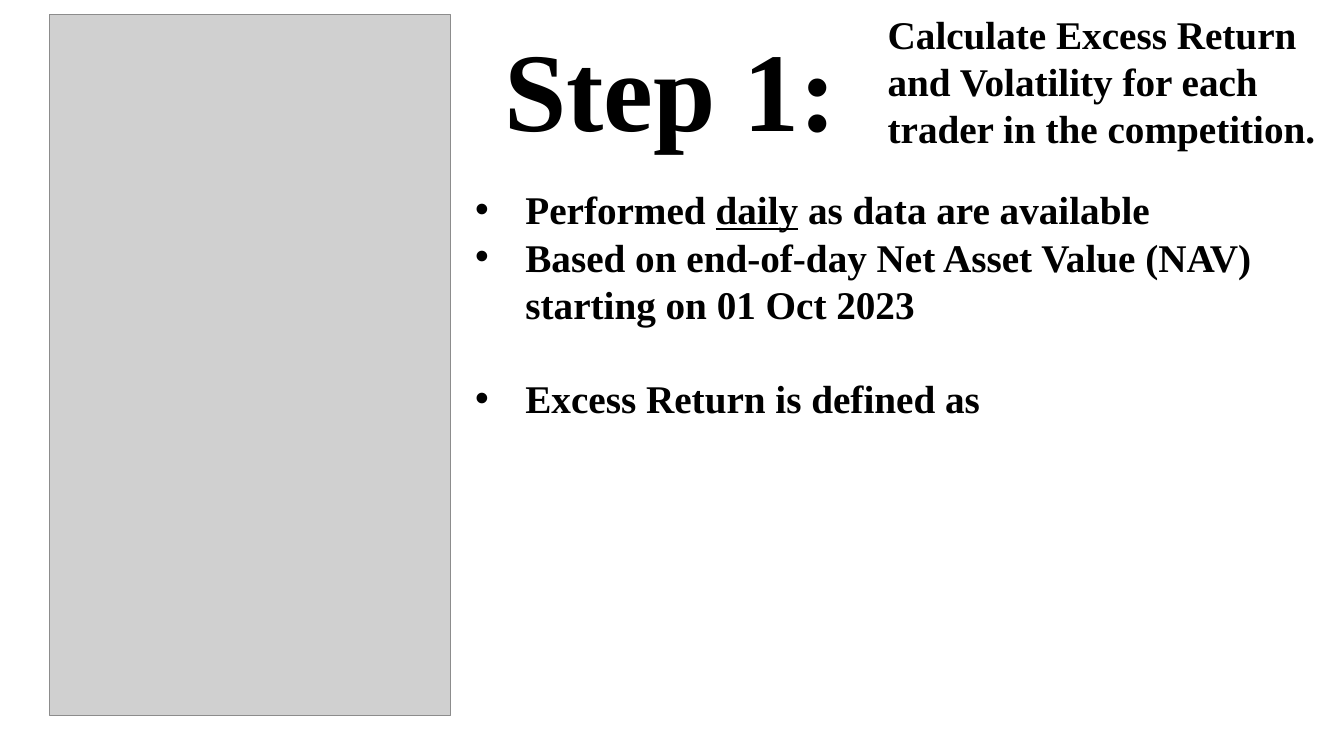
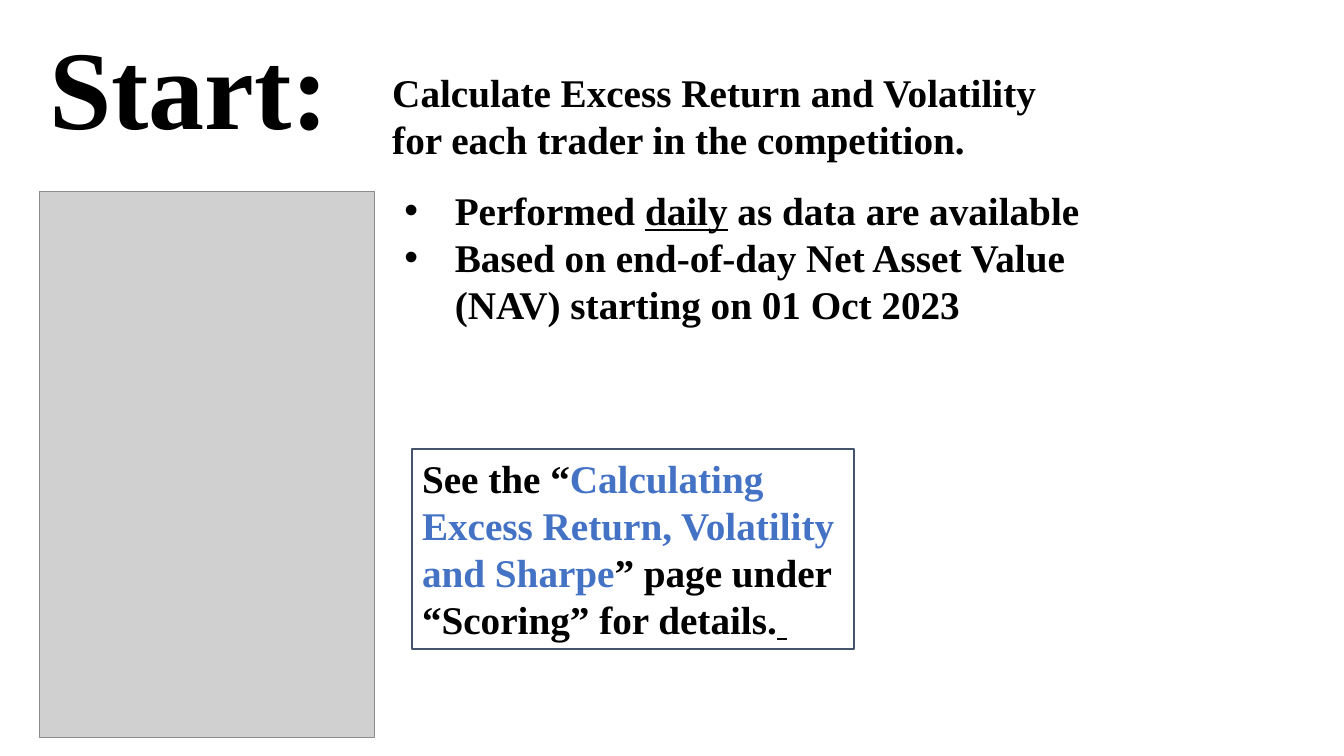
Before and after one commit to gothic-hedge-society/fintech.trading.competition, a slide deck: slide 2 of inst/thumbnails and templates/scoring_and_ranking.pptx. Drawn at 1344x756 pixels with LibreOffice and Linux fonts; fonts in the diff are those of the drawing; grey boxes stand for pictures. Boxes give left, top, right and bottom in pixels: in the first picture for what was removed or moved away, otherwise in the second. Text is boxed around its words. In the diff, an @@ line names an element or a change of style, - is before the commit and + after.

```diff
--- a/inst/thumbnails and templates/scoring_and_ranking.pptx
+++ b/inst/thumbnails and templates/scoring_and_ranking.pptx
@@ text added at (x1=49, y1=55, x2=329, y2=131), 80 pt, text #000000, bold @@
+Start:
@@ text removed at (x1=504, y1=57, x2=837, y2=151) @@
-Step 1:
@@ text "Calculate Excess Return and Volatility ..." rewrapped from (x1=888, y1=21, x2=1316, y2=151) to (x1=392, y1=79, x2=1036, y2=161) @@
@@ picture resized from (x1=50, y1=14, x2=451, y2=716) to (x1=39, y1=192, x2=374, y2=738) @@
@@ text "Performed daily as data are ..." moved from (x1=525, y1=196, x2=1251, y2=414) to (x1=455, y1=197, x2=1079, y2=327) @@
@@ text at (x1=525, y1=385, x2=980, y2=414): paragraph removed @@
-• Excess Return is defined as
@@ rectangle added at (x1=412, y1=449, x2=855, y2=649), outline #44546A 1.5 pt, 28 pt, text #4472C4, bold @@
+See the “Calculating Excess Return, Volatility and Sharpe” page under “Scoring” for details.
```
Also in this commit, not shown: 6 slides added, 2 other files.
